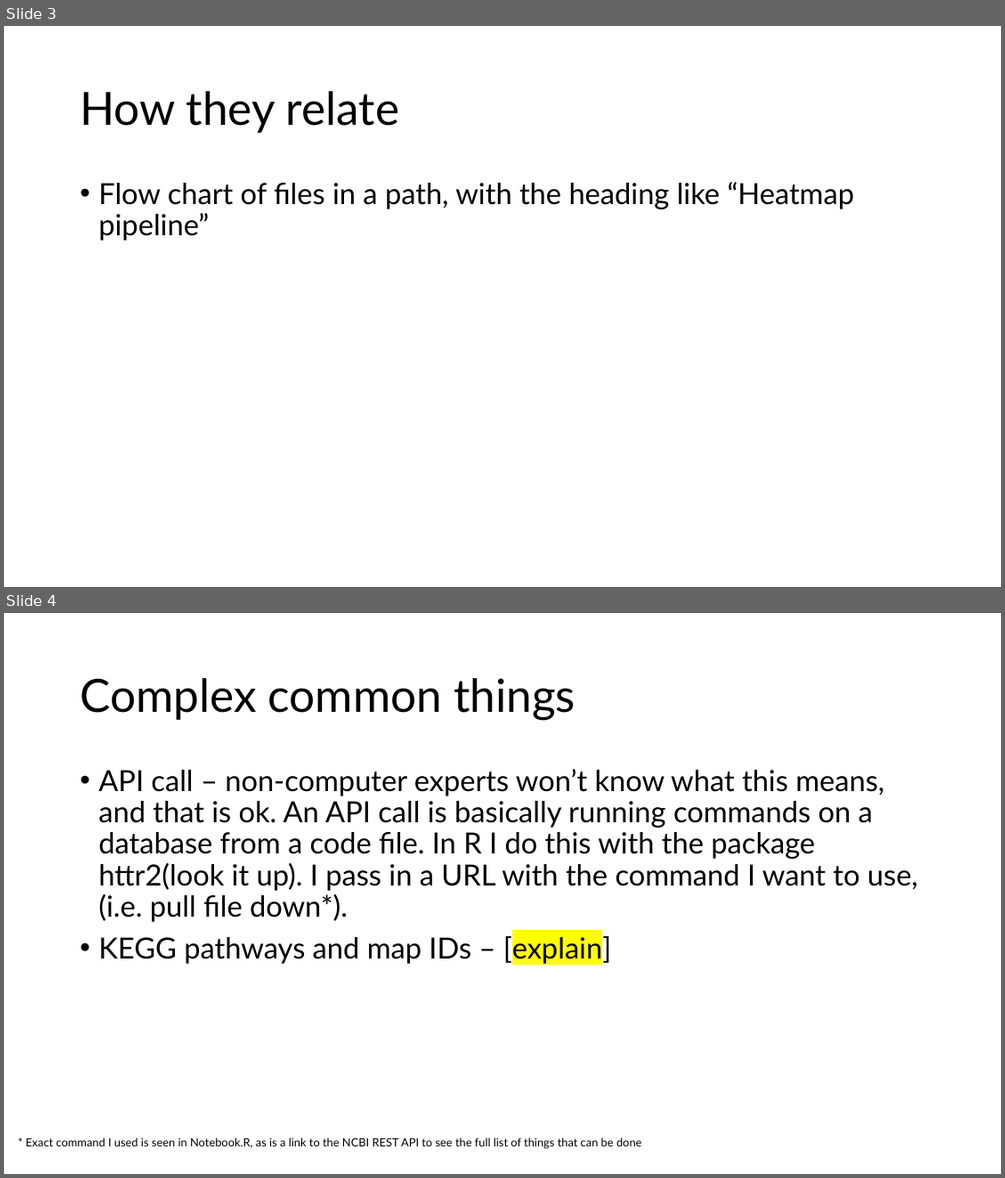
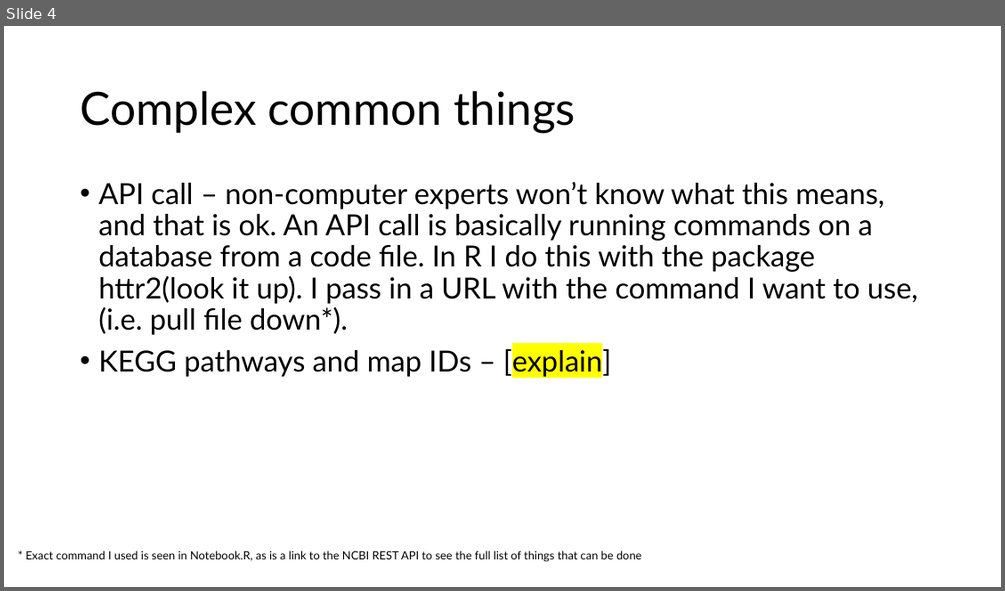
Before and after one commit to tobiasnunn/tnunn_research, a slide deck: HELP.pptx. Shown one above the other, each under a label of ours: slides 3 and 4 before the commit, slide 4 after it. The pictures are 1005x1178 and 1005x591 pixels, drawn with LibreOffice and Linux fonts; fonts in the diff are those of the drawing. Boxes give left, top, right and bottom in pixels: in the first picture for what was removed or moved away, otherwise in the second. Text is boxed around its words. In the diff, an @@ line names an element or a change of style, - is before the commit and + after.

```diff
--- a/HELP.pptx
+++ b/HELP.pptx
@@ slide 3 removed at [4, 26, 1001, 587], background #FFFFFF @@
@@ title removed at [80, 91, 399, 133] @@
-How they relate
@@ text removed at [98, 182, 855, 240] @@
-• Flow chart of files in a path, with the heading like “Heatmap pipeline”
```
Also in this commit, not shown: 1 slide changed, 1 slide added, 51 other files.
